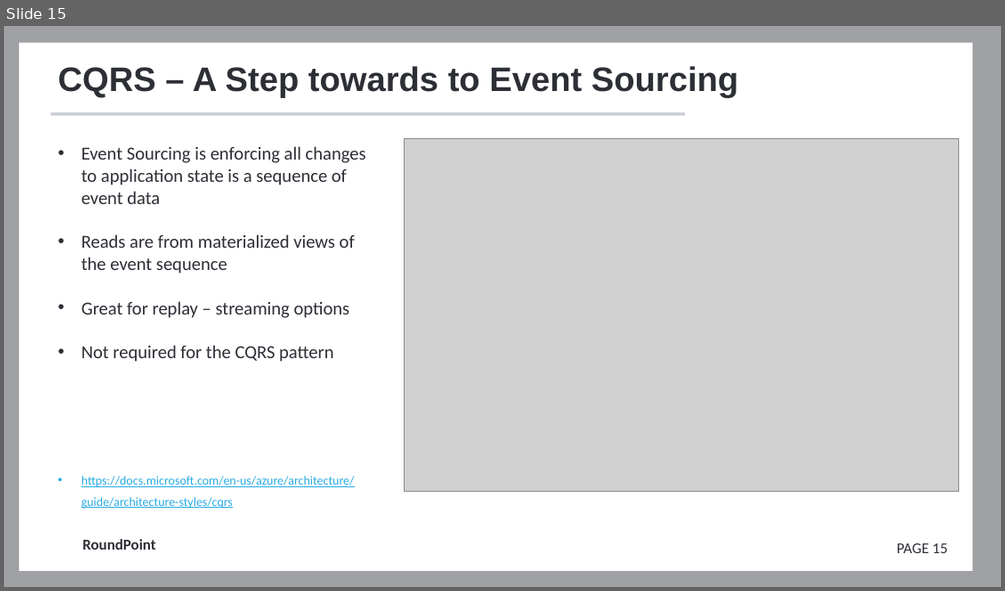
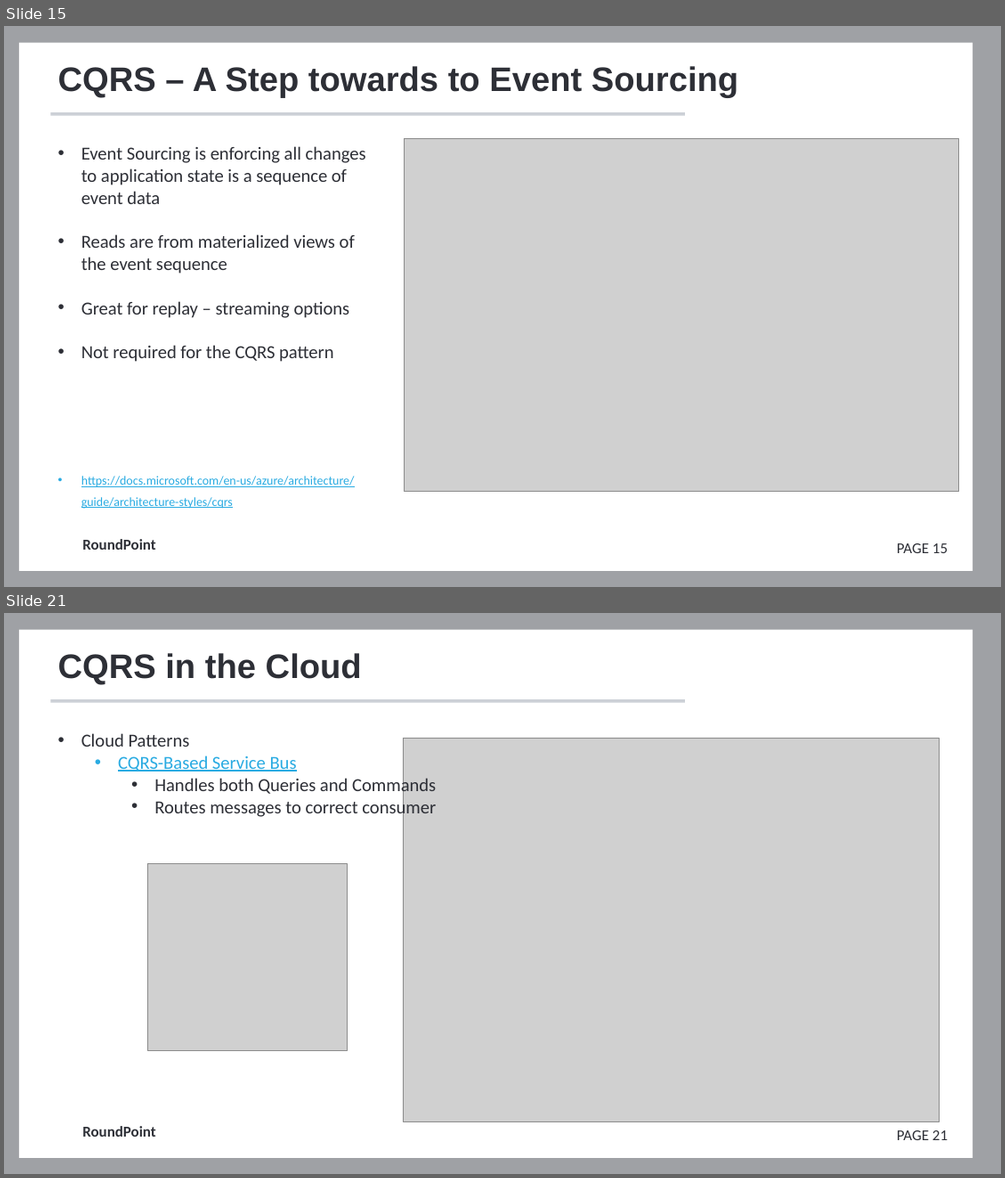
Before and after one commit to FrameworkFactory/cqrs-presentation, a slide deck: docs/Presentation.pptx. Shown one above the other, each under a label of ours: slide 15 before the commit, slides 15 and 21 after it; the slides between them are not shown. The pictures are 1005x591 and 1005x1178 pixels, drawn with LibreOffice and Linux fonts; fonts in the diff are those of the drawing; grey boxes stand for pictures; background and template pictures are left out. Boxes give left, top, right and bottom in pixels: in the first picture for what was removed or moved away, otherwise in the second. Text is boxed around its words. In the diff, an @@ line names an element or a change of style, - is before the commit and + after.

```diff
--- a/docs/Presentation.pptx
+++ b/docs/Presentation.pptx
@@ slide 21 added at (4, 613, 1001, 1174), background #FFFFFF; not listed: 5 template elements that a slide beside it also shows @@
@@ title added at (58, 653, 362, 685), 32.7 pt, text #2D2F36, bold @@
+CQRS in the Cloud
@@ text added at (81, 733, 436, 818), 17.7 pt, text #2D2F36 @@
+• Cloud Patterns
+  • CQRS-Based Service Bus
+    • Handles both Queries and Commands
+    • Routes messages to correct consumer
@@ picture added at (403, 738, 938, 1121) @@
@@ picture added at (147, 863, 348, 1051) @@
```
Also in this commit, not shown: 7 slides changed, 11 other slides added, 10 slides removed.
